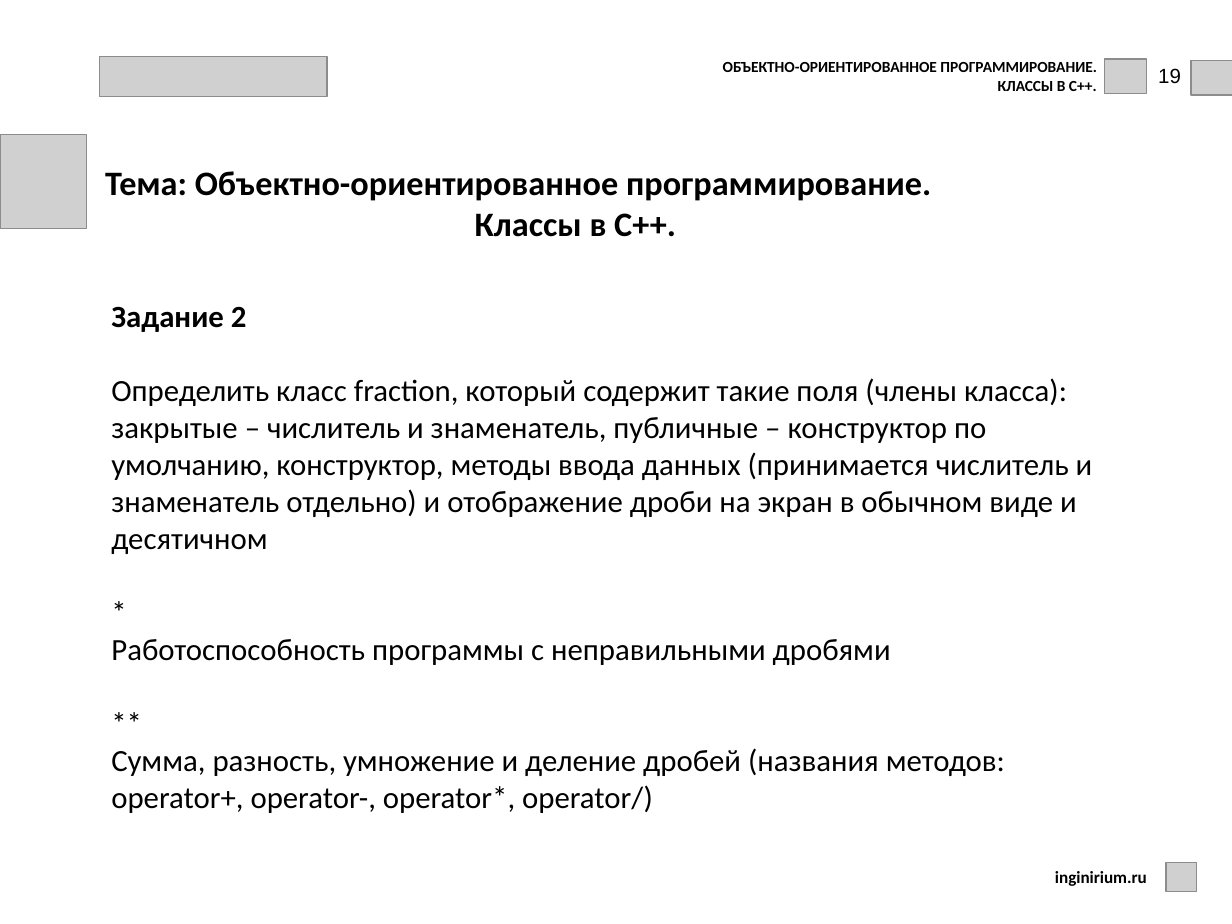
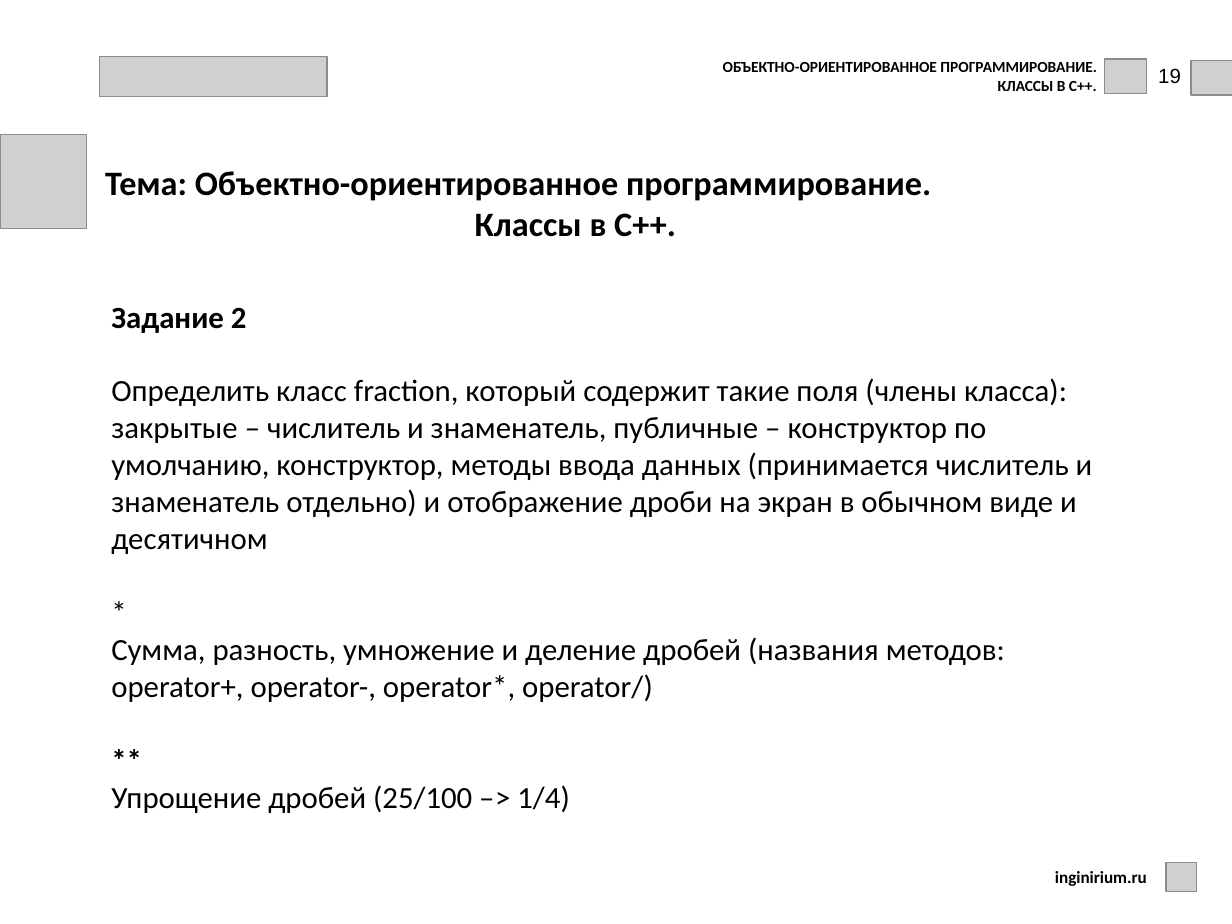
Before and after one commit to kprmk/Cpp, a slide deck: slide 19 of lessons_I/9-11/les_7/les_7_class_1.pptx. Drawn at 1232x924 pixels with LibreOffice and Linux fonts; fonts in the diff are those of the drawing; grey boxes stand for pictures; background and template pictures are left out. Boxes give left, top, right and bottom in pixels: in the first picture for what was removed or moved away, otherwise in the second. Text is boxed around its words. In the diff, an @@ line names an element or a change of style, - is before the commit and + after.

```diff
--- a/lessons_I/9-11/les_7/les_7_class_1.pptx
+++ b/lessons_I/9-11/les_7/les_7_class_1.pptx
@@ text "Задание 2" at (111, 307, 1093, 813): bold on in "**" @@
@@ text at (111, 637, 1005, 702): text changed @@
-Работоспособность программы с неправильными дробями
+Сумма, разность, умножение и деление дробей (названия методов: operator+, operator-, operator*, operator/)
@@ text at (111, 785, 569, 813): text changed @@
-Сумма, разность, умножение и деление дробей (названия методов: operator+, operator-, operator*, operator/)
+Упрощение дробей (25/100 –> 1/4)
```
Also in this commit, not shown: 6 other files.
